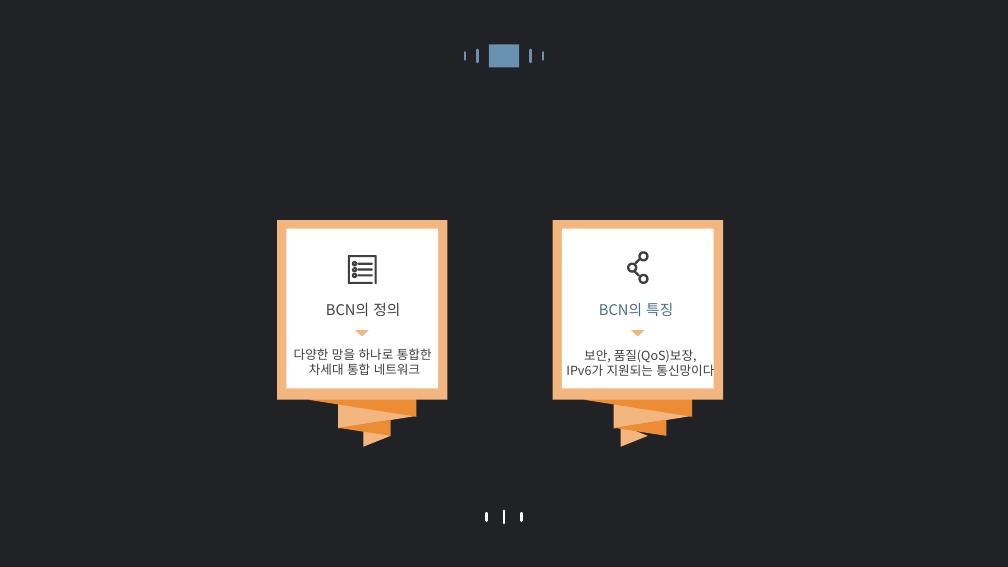
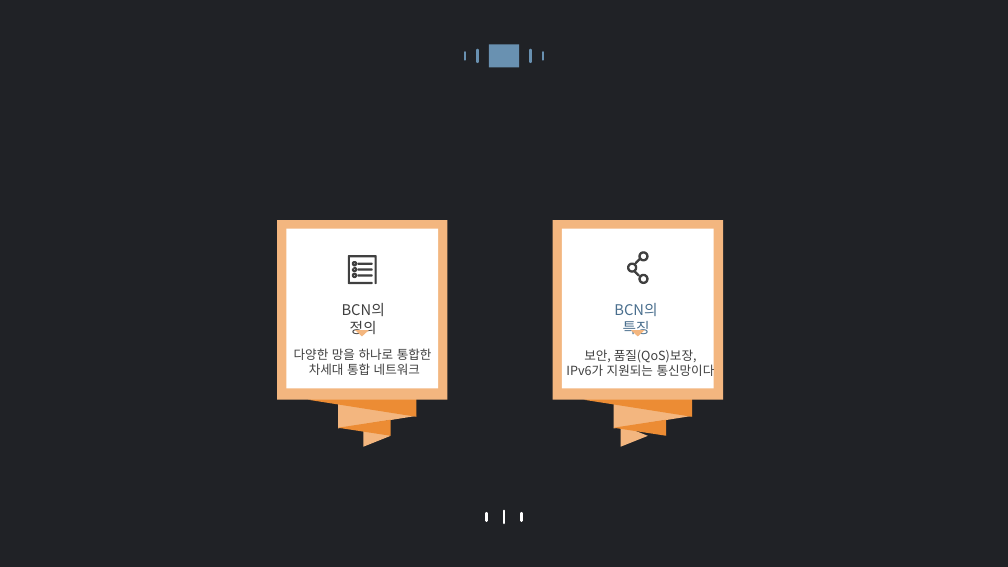
Before and after one commit to xoghk9zla/Network_-basics, a slide deck: slide 3 of 발표자료/BCN, Giga인터넷/네트워크기초(BCN, 기가인터넷).pptx. Drawn at 1008x567 pixels with LibreOffice and Linux fonts; fonts in the diff are those of the drawing. Boxes give left, top, right and bottom in pixels: in the first picture for what was removed or moved away, otherwise in the second. Text is boxed around its words. In the diff, an @@ line names an element or a change of style, - is before the commit and + after.

```diff
--- a/발표자료/BCN, Giga인터넷/네트워크기초(BCN, 기가인터넷).pptx
+++ b/발표자료/BCN, Giga인터넷/네트워크기초(BCN, 기가인터넷).pptx
@@ text "BCN의 정의" rewrapped from (326, 303, 400, 316) to (342, 303, 385, 336) @@
@@ text "BCN의 특징" rewrapped from (599, 303, 673, 316) to (614, 303, 657, 336) @@
```
Also in this commit, not shown: 11 other slides changed, 1 slide added, 2 other files.
